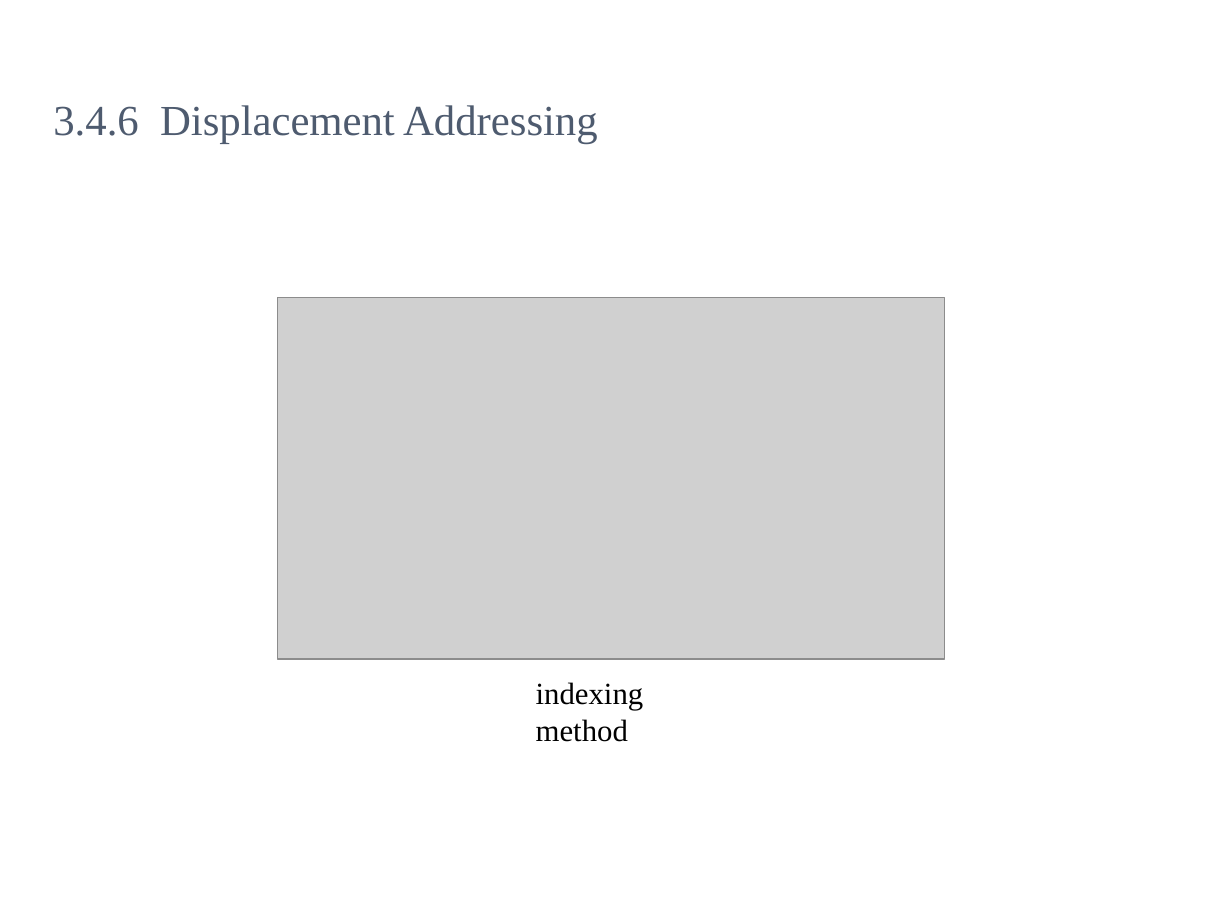
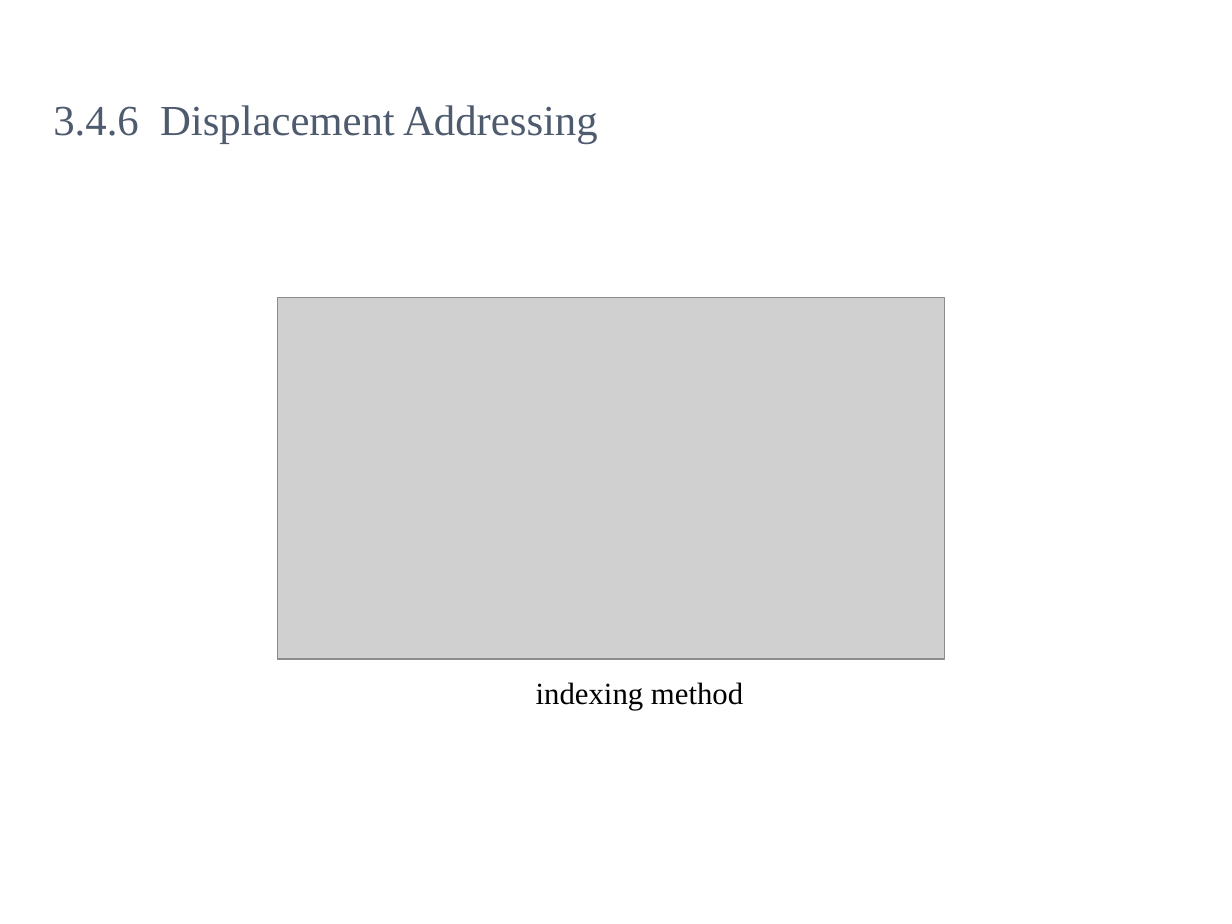
Before and after one commit to kevincdj3269-hash/CLASS-Comptuer-Architecture-, a slide deck: slide 81 of Course/ch03.ppt. Drawn at 1232x924 pixels with LibreOffice and Linux fonts; fonts in the diff are those of the drawing; grey boxes stand for pictures; background and template pictures are left out. Boxes give left, top, right and bottom in pixels: in the first picture for what was removed or moved away, otherwise in the second. Text is boxed around its words. In the diff, an @@ line names an element or a change of style, - is before the commit and + after.

```diff
--- a/Course/ch03.ppt
+++ b/Course/ch03.ppt
@@ text "indexing method" rewrapped from (536, 682, 644, 742) to (536, 682, 743, 710) @@
```
Also in this commit, not shown: 41 other slides changed.
